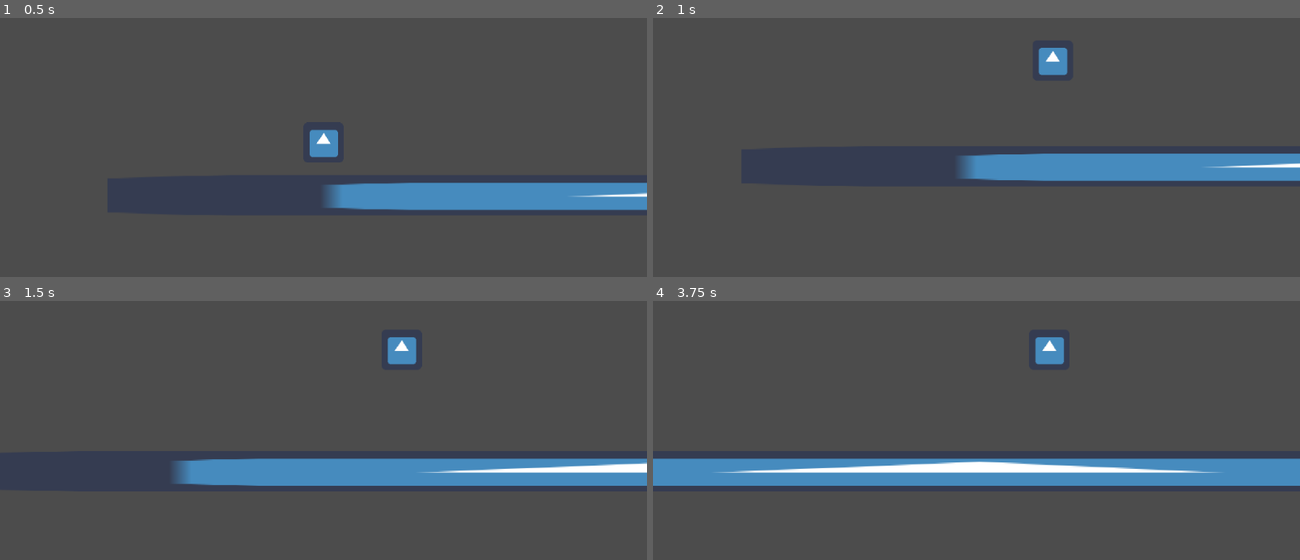
Above: before the commit, frames 1-4 (two rows, left to right).
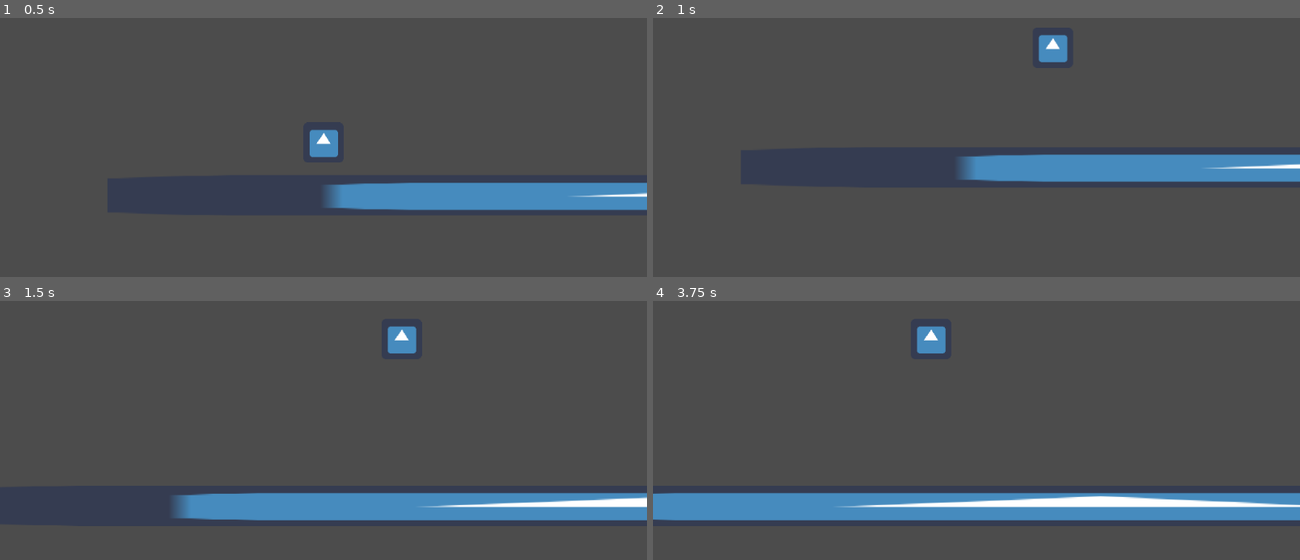
Above: after the commit, the same moments.

Repository: fredgreen182/SkatePlat
Game: Godot game, scene res://TestLevel.tscn
Same seed, same stepped clock (60 frames per second), same inputs: the game is played once before the commit and once after it. The engine's default icon, where the game draws it, is replaced by a stand-in: a white triangle on a blue panel in a dark square.
Inputs:
- Up to frame 1 (0.5 s): no input
- Up to frame 2 (1 s): hold Right (ui_right) from 0.53 s (still down); tap Space (jump) at 0.77 s
- Up to frame 3 (1.5 s): keep holding Right (ui_right)
- Up to frame 4 (3.75 s): tap Space (jump) at 1.52, 3.02 s; release Right (ui_right) at 2.03 s; hold Left (ui_left) 2.03-2.78 s; hold Right (ui_right) from 2.78 s (still down)

Frame 1 is identical in both runs. In frame 2, 1.4% of the frame differs, in the area x 47-100%, y 6-64%; in frame 3, 16%; in frame 4, 22%, in the area x 0-100%, y 9-85%.

Commit message:
a

Diff:
--- a/Player.gd
+++ b/Player.gd
@@ -3,7 +3,7 @@
 #Constants
 const UP = Vector2(0,-1)
 const GRAVITY = 20
-const JUMP_HEIGHT = -600
+const JUMP_HEIGHT = -700
 const GROUND_DRAG = 0.02
 const MAX_SPEED = 5000
 const ACCELERATION = 250
@@ -19,11 +19,11 @@
 	if Input.is_action_pressed("jump"):
 		jump()
 	if Input.is_action_pressed("ui_left"):
-		if(drag_multiplier > 0.9):
+		if(drag_multiplier > 0.8):
 			drag_multiplier -= 0.01
 		skate("left")
 	if Input.is_action_pressed("ui_right"):
-		if(drag_multiplier > 0.9):
+		if(drag_multiplier > 0.8):
 			drag_multiplier -= 0.01
 		skate("right")
 	if Input.is_action_pressed("ui_down"):
@@ -36,7 +36,6 @@
 	if is_on_floor():
 		motion.x = lerp(motion.x, 0, GROUND_DRAG * drag_multiplier)
 	motion = move_and_slide(motion, UP)
-	print(get_slide_collision(0))
 
 func jump():
 	if is_on_floor():
--- a/TestLevel.tscn
+++ b/TestLevel.tscn
@@ -210,7 +210,7 @@
 [node name="TestFloor6" type="KinematicBody2D" parent="Floor" index="4"]
 
 editor/display_folded = true
-position = Vector2( 6112.12, 938.958 )
+position = Vector2( 5844.02, 884.161 )
 scale = Vector2( 35.4502, 1 )
 input_pickable = false
 collision_layer = 1
@@ -228,6 +228,86 @@
 [node name="CollisionShape2D" type="CollisionShape2D" parent="Floor/TestFloor6" index="1"]
 
 shape = SubResource( 3 )
-__meta__ = {
-"_edit_lock_": true
-}
+one_way_collision = true
+__meta__ = {
+"_edit_lock_": true
+}
+
+[node name="TestFloor7" type="KinematicBody2D" parent="Floor" index="5"]
+
+editor/display_folded = true
+position = Vector2( 7251.6, 1090.33 )
+scale = Vector2( 35.4502, 1 )
+input_pickable = false
+collision_layer = 1
+collision_mask = 1
+collision/safe_margin = 0.08
+_sections_unfolded = [ "Transform" ]
+
+[node name="icon" type="Sprite" parent="Floor/TestFloor7" index="0"]
+
+texture = ExtResource( 2 )
+_sections_unfolded = [ "Transform" ]
+__meta__ = {
+"_edit_lock_": true
+}
+
+[node name="CollisionShape2D" type="CollisionShape2D" parent="Floor/TestFloor7" index="1"]
+
+shape = SubResource( 3 )
+__meta__ = {
+"_edit_lock_": true
+}
+
+[node name="TestFloor8" type="KinematicBody2D" parent="Floor" index="6"]
+
+editor/display_folded = true
+position = Vector2( 9384.3, 1090.33 )
+scale = Vector2( 35.4502, 1 )
+input_pickable = false
+collision_layer = 1
+collision_mask = 1
+collision/safe_margin = 0.08
+_sections_unfolded = [ "Transform" ]
+
+[node name="icon" type="Sprite" parent="Floor/TestFloor8" index="0"]
+
+texture = ExtResource( 2 )
+_sections_unfolded = [ "Transform" ]
+__meta__ = {
+"_edit_lock_": true
+}
+
+[node name="CollisionShape2D" type="CollisionShape2D" parent="Floor/TestFloor8" index="1"]
+
+shape = SubResource( 3 )
+__meta__ = {
+"_edit_lock_": true
+}
+
+[node name="TestFloor9" type="KinematicBody2D" parent="Floor" index="7"]
+
+editor/display_folded = true
+position = Vector2( 11028.4, 947.157 )
+rotation = -0.261799
+scale = Vector2( 35.4502, 1 )
+input_pickable = false
+collision_layer = 1
+collision_mask = 1
+collision/safe_margin = 0.08
+_sections_unfolded = [ "Transform", "Z Index" ]
+
+[node name="icon" type="Sprite" parent="Floor/TestFloor9" index="0"]
+
+texture = ExtResource( 2 )
+_sections_unfolded = [ "Transform" ]
+__meta__ = {
+"_edit_lock_": true
+}
+
+[node name="CollisionShape2D" type="CollisionShape2D" parent="Floor/TestFloor9" index="1"]
+
+shape = SubResource( 3 )
+__meta__ = {
+"_edit_lock_": true
+}
